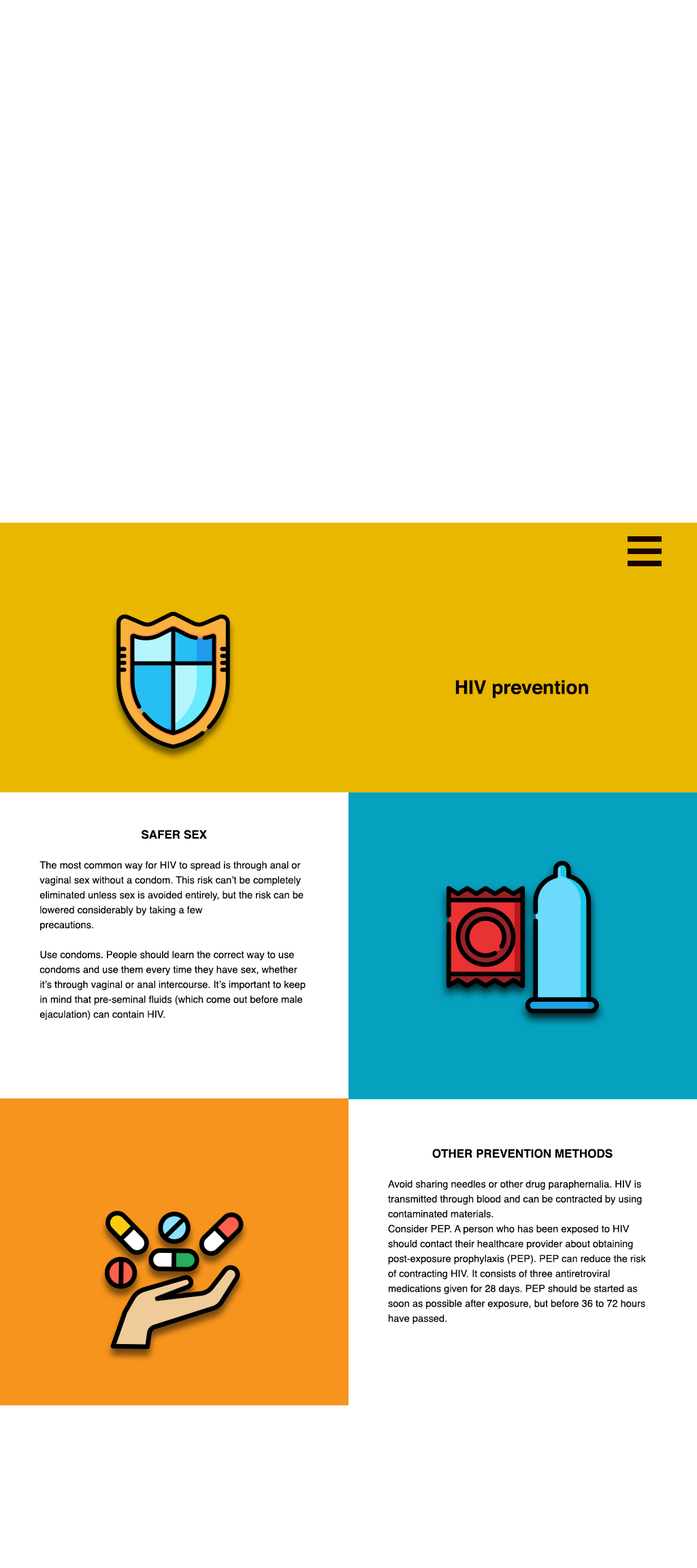
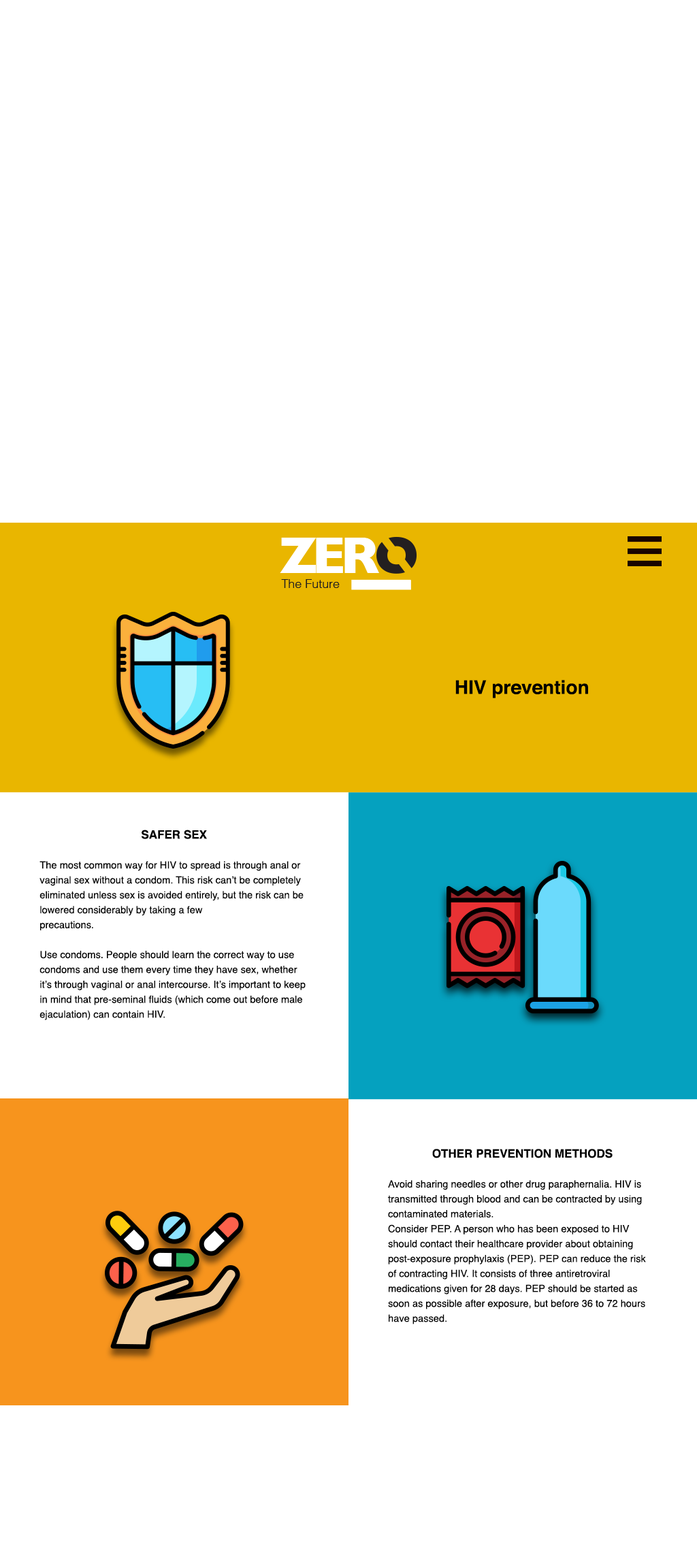
Layered file, before and after one edit (w=697, h=1568). Changes by layer:
added layer "Layer 2" in group "Artboard 1" over [279, 536, 418, 591]
